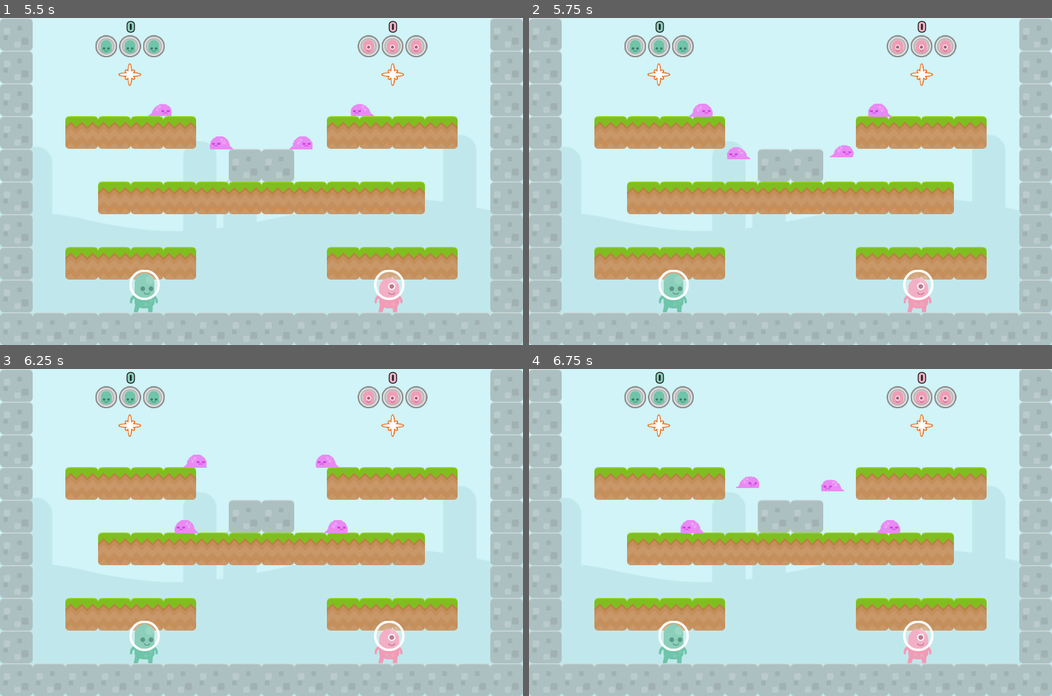
Above: before the commit, frames 1-4 (two rows, left to right).
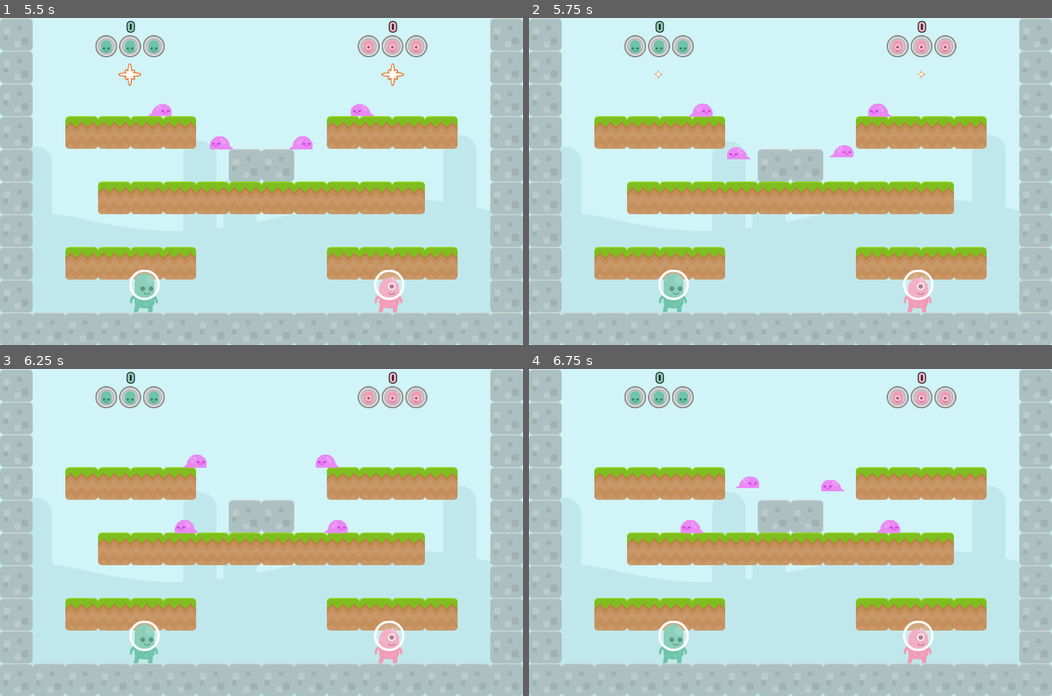
Above: after the commit, the same moments.

Repository: doctor-g/AltNaGaDeMon2021
Game: Godot game, scene res://World/World.tscn
Two runs of this game, one before a commit and one after it. Both use one fixed random seed, a clock stepped at 60 frames per second and the inputs below.
Inputs:
- Up to frame 1 (5.5 s): tap Enter at 0.5 s
- Up to frame 2 (5.75 s): no input
- Up to frame 3 (6.25 s): no input
- Up to frame 4 (6.75 s): no input

Frame 1 is identical in both runs. In frame 2, 0.2% of the frame differs, in the area x 22-78%, y 13-21%; in frame 3, 0.2%; in frame 4, 0.2%.

Commit message:
Fade out spawners when they are done

Diff:
--- a/project/Spawner/Spawner.gd
+++ b/project/Spawner/Spawner.gd
@@ -24,3 +24,23 @@
 func _add_spawned_enemy():
 	get_parent().add_child(_enemy)
 	emit_signal("enemy_spawned", _enemy)
+
+
+# Plays an outro animation and removes this spawner
+func expire():
+	# This can be called while a spawn animation is still finishing.
+	# If so, wait until that's done, then wrap up.
+	if _anim_player.current_animation=="spawn":
+		# warning-ignore:return_value_discarded
+		_anim_player.connect("animation_finished", self, \
+			"_on_AnimationPlayer_animation_finished", [], CONNECT_ONESHOT)
+	else:
+		_play_expiration()
+
+
+func _on_AnimationPlayer_animation_finished(_anim:String)->void:
+	_play_expiration()
+
+
+func _play_expiration():
+	_anim_player.play("disappear")
--- a/project/Spawner/Spawner.tscn
+++ b/project/Spawner/Spawner.tscn
@@ -20,6 +20,7 @@
 
 [sub_resource type="Animation" id=3]
 resource_name = "disappear"
+length = 0.5
 tracks/0/type = "value"
 tracks/0/path = NodePath("Sprite:scale")
 tracks/0/interp = 1
@@ -31,6 +32,20 @@
 "transitions": PoolRealArray( 0.466516, 0.466516 ),
 "update": 0,
 "values": [ Vector2( 1, 1 ), Vector2( 0, 0 ) ]
+}
+tracks/1/type = "method"
+tracks/1/path = NodePath(".")
+tracks/1/interp = 1
+tracks/1/loop_wrap = true
+tracks/1/imported = false
+tracks/1/enabled = true
+tracks/1/keys = {
+"times": PoolRealArray( 0.5 ),
+"transitions": PoolRealArray( 1 ),
+"values": [ {
+"args": [  ],
+"method": "queue_free"
+} ]
 }
 
 [sub_resource type="Animation" id=1]
--- a/project/World/Level.gd
+++ b/project/World/Level.gd
@@ -35,11 +35,17 @@
 func _run():
 	var Slime := preload("res://Enemies/Slime/Slime.tscn")
 	yield(get_tree().create_timer(1.0), "timeout")
-	for _i in range(0,2):
-		_spawners[0].spawn(Slime, true)
-		_spawners[1].spawn(Slime, false)
-		yield(get_tree().create_timer(3.0), "timeout")
+
+	_spawners[0].spawn(Slime, true)
+	_spawners[1].spawn(Slime, false)
+	yield(get_tree().create_timer(3.0), "timeout")
+
+	_spawners[0].spawn(Slime, true)
+	_spawners[1].spawn(Slime, false)
+
 	_spawning_complete = true
+	for spawner in _spawners:
+		spawner.expire()
 
 
 func _on_Spawner_enemy_spawned(enemy:Node2D)->void:
